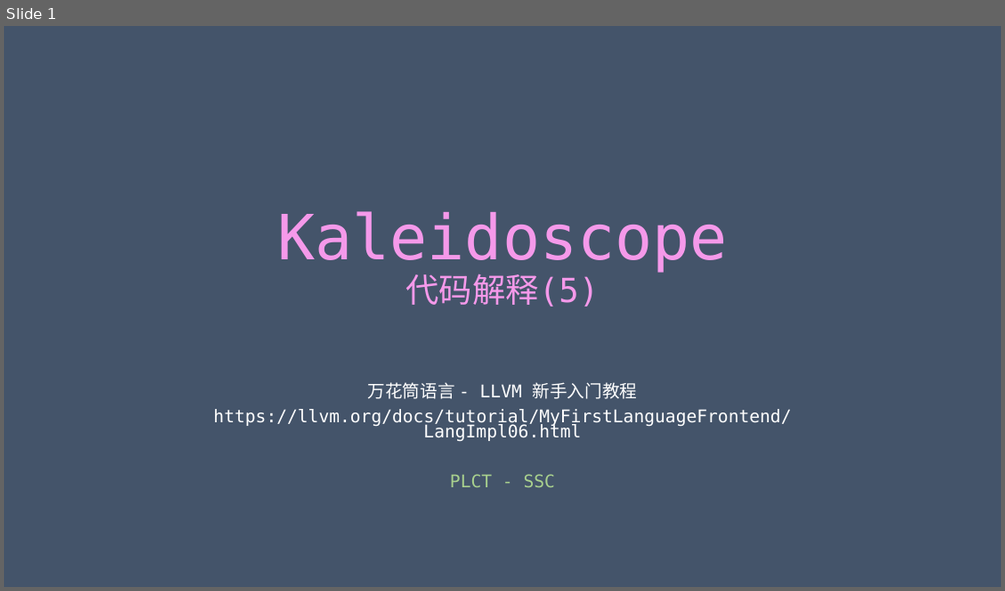
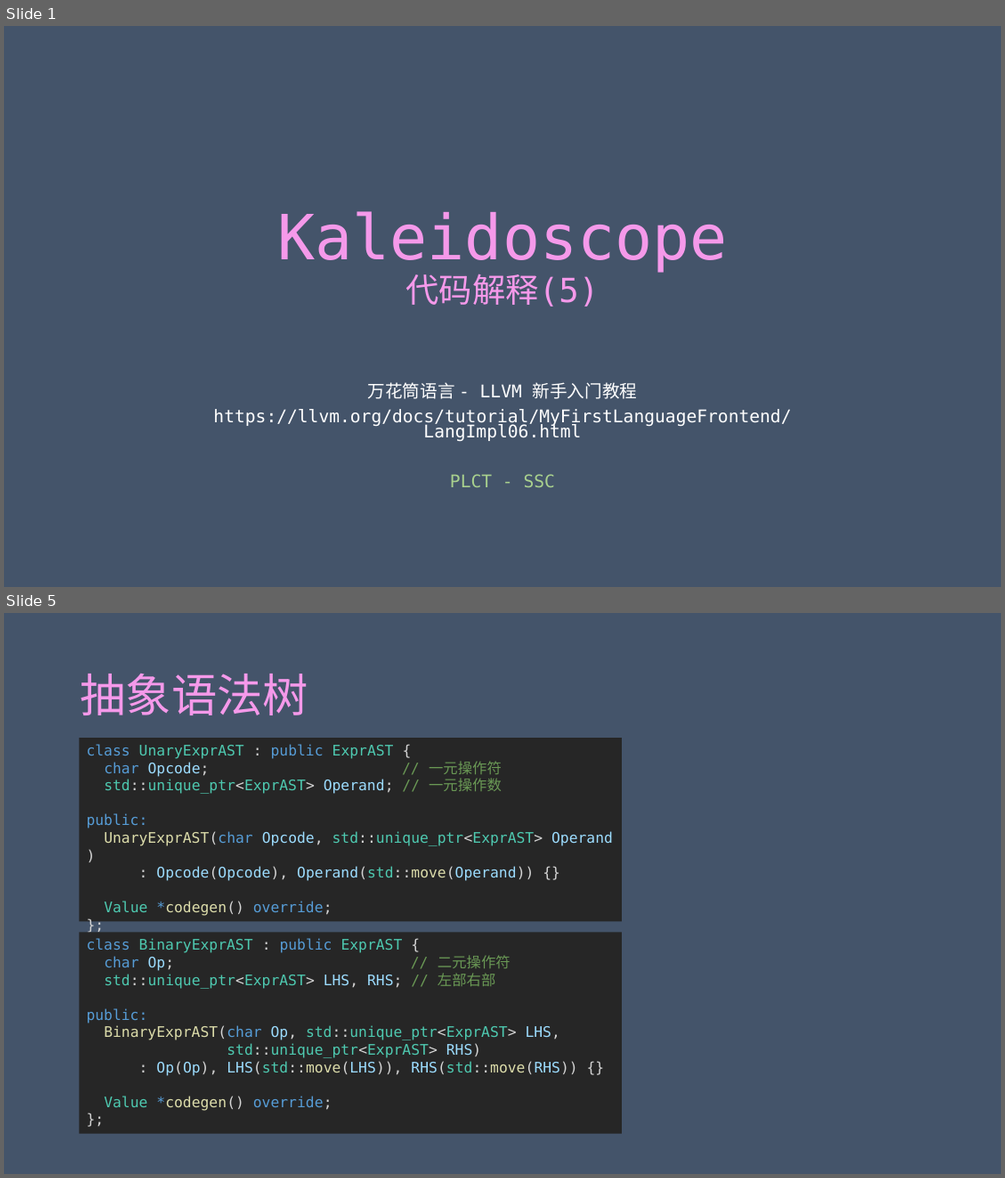
Before and after one commit to achieveartificialintelligence/download, a slide deck: Kaleidoscope/Ch6/Kaleidoscope.pptx. Shown one above the other, each under a label of ours: slide 1 before the commit, slides 1 and 5 after it; the slides between them are not shown. The pictures are 1005x591 and 1005x1178 pixels, drawn with LibreOffice and Linux fonts; fonts in the diff are those of the drawing. Boxes give left, top, right and bottom in pixels: in the first picture for what was removed or moved away, otherwise in the second. Text is boxed around its words. In the diff, an @@ line names an element or a change of style, - is before the commit and + after.

```diff
--- a/Kaleidoscope/Ch6/Kaleidoscope.pptx
+++ b/Kaleidoscope/Ch6/Kaleidoscope.pptx
@@ slide 5 added at box(4, 613, 1001, 1174), background #44546A @@
@@ title added at box(80, 674, 308, 715), 44 pt, text gradient #F599EA to #89D1EB @@
+抽象语法树
@@ rectangle added at box(79, 738, 622, 922), fill #262626, 14 pt, text #4EC9B0 @@
+class UnaryExprAST : public ExprAST {
+char Opcode; // 一元操作符
+std::unique_ptr<ExprAST> Operand; // 一元操作数
+public:
+UnaryExprAST(char Opcode, std::unique_ptr<ExprAST> Operand)
+: Opcode(Opcode), Operand(std::move(Operand)) {}
+Value *codegen() override;
+};
@@ rectangle added at box(79, 933, 622, 1134), fill #262626, 14 pt, text #4EC9B0 @@
+class BinaryExprAST : public ExprAST {
+char Op; // 二元操作符
+std::unique_ptr<ExprAST> LHS, RHS; // 左部右部
+public:
+BinaryExprAST(char Op, std::unique_ptr<ExprAST> LHS,
+std::unique_ptr<ExprAST> RHS)
+: Op(Op), LHS(std::move(LHS)), RHS(std::move(RHS)) {}
+Value *codegen() override;
+};
```
Also in this commit, not shown: 7 other slides added, 1 other file.
